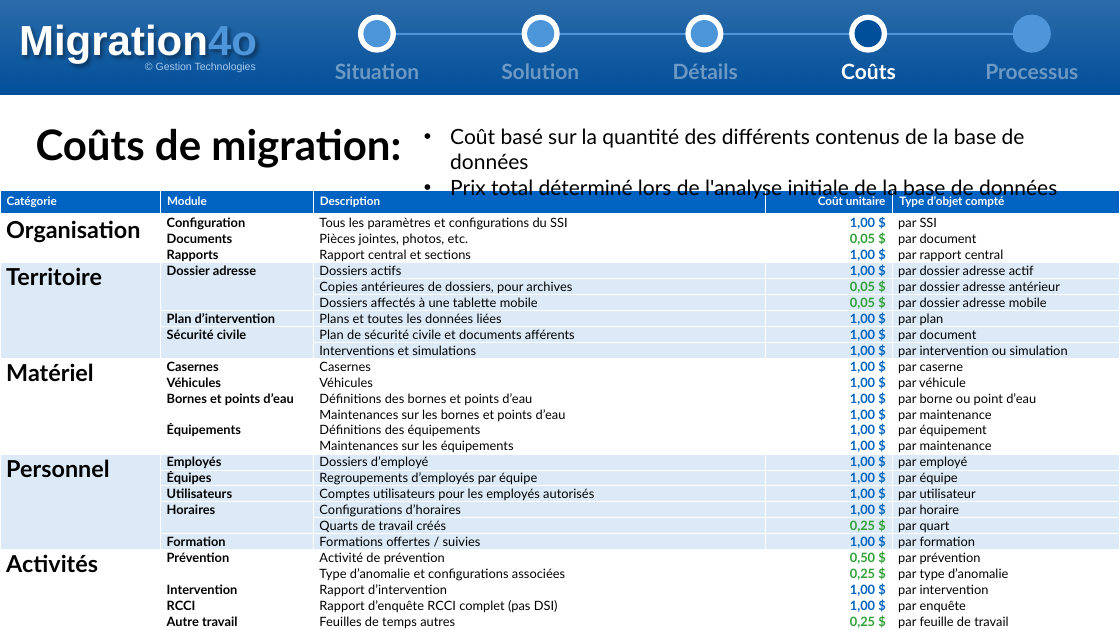
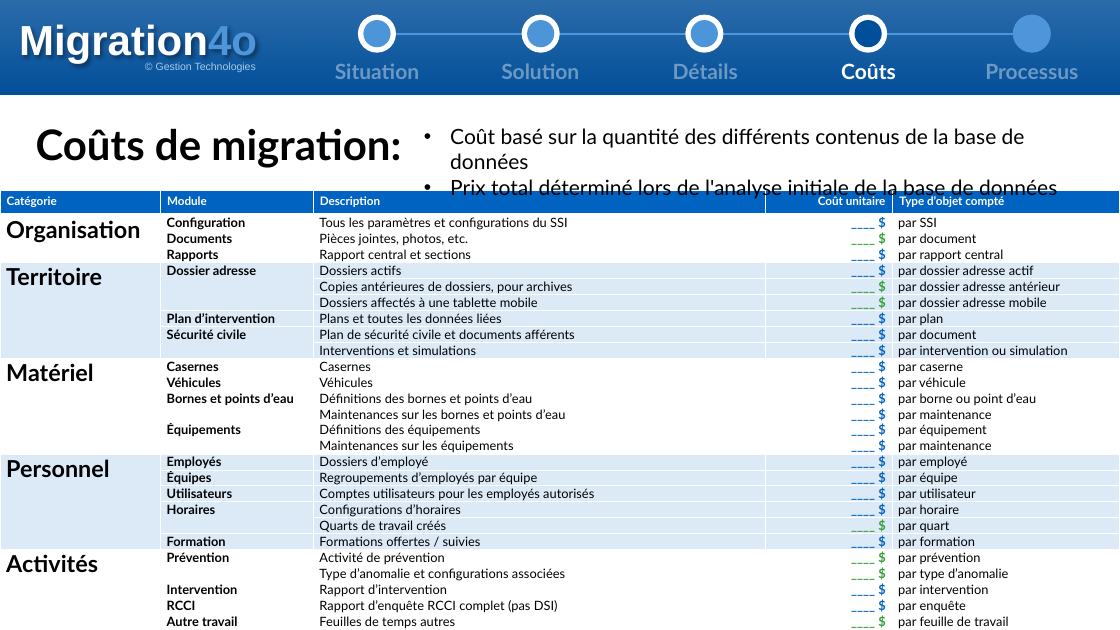
Before and after one commit to s-pedneault/migration4o, a slide deck: slide 10 of admin/Presentation.pptx. Drawn at 1120x630 pixels with LibreOffice and Linux fonts; fonts in the diff are those of the drawing. Boxes give left, top, right and bottom in pixels: in the first picture for what was removed or moved away, otherwise in the second. Text is boxed around its words. In the diff, an @@ line names an element or a change of style, - is before the commit and + after.

```diff
--- a/admin/Presentation.pptx
+++ b/admin/Presentation.pptx
@@ table at <box>0,191,1120,630</box> @@
-row 2, column 4: 1,00 $
+row 2, column 4: ____ $
-row 3, column 4: 0,05 $
+row 3, column 4: ____ $
-row 4, column 4: 1,00 $
+row 4, column 4: ____ $
-row 5, column 4: 1,00 $
+row 5, column 4: ____ $
-row 6, column 4: 0,05 $
+row 6, column 4: ____ $
-row 7, column 4: 0,05 $
+row 7, column 4: ____ $
-row 8, column 4: 1,00 $
+row 8, column 4: ____ $
-row 9, column 4: 1,00 $
+row 9, column 4: ____ $
-row 10, column 4: 1,00 $
+row 10, column 4: ____ $
-row 11, column 4: 1,00 $
+row 11, column 4: ____ $
-row 12, column 4: 1,00 $
+row 12, column 4: ____ $
-row 13, column 4: 1,00 $
+row 13, column 4: ____ $
-row 14, column 4: 1,00 $
+row 14, column 4: ____ $
-row 15, column 4: 1,00 $
+row 15, column 4: ____ $
-row 16, column 4: 1,00 $
+row 16, column 4: ____ $
-row 17, column 4: 1,00 $
+row 17, column 4: ____ $
-row 18, column 4: 1,00 $
+row 18, column 4: ____ $
-row 19, column 4: 1,00 $
+row 19, column 4: ____ $
-row 20, column 4: 1,00 $
+row 20, column 4: ____ $
-row 21, column 4: 0,25 $
+row 21, column 4: ____ $
-row 22, column 4: 1,00 $
+row 22, column 4: ____ $
-row 23, column 4: 0,50 $
+row 23, column 4: ____ $
-row 24, column 4: 0,25 $
+row 24, column 4: ____ $
-row 25, column 4: 1,00 $
+row 25, column 4: ____ $
-row 26, column 4: 1,00 $
+row 26, column 4: ____ $
-row 27, column 4: 0,25 $
+row 27, column 4: ____ $
```
Also in this commit, not shown: 3 other slides changed.
